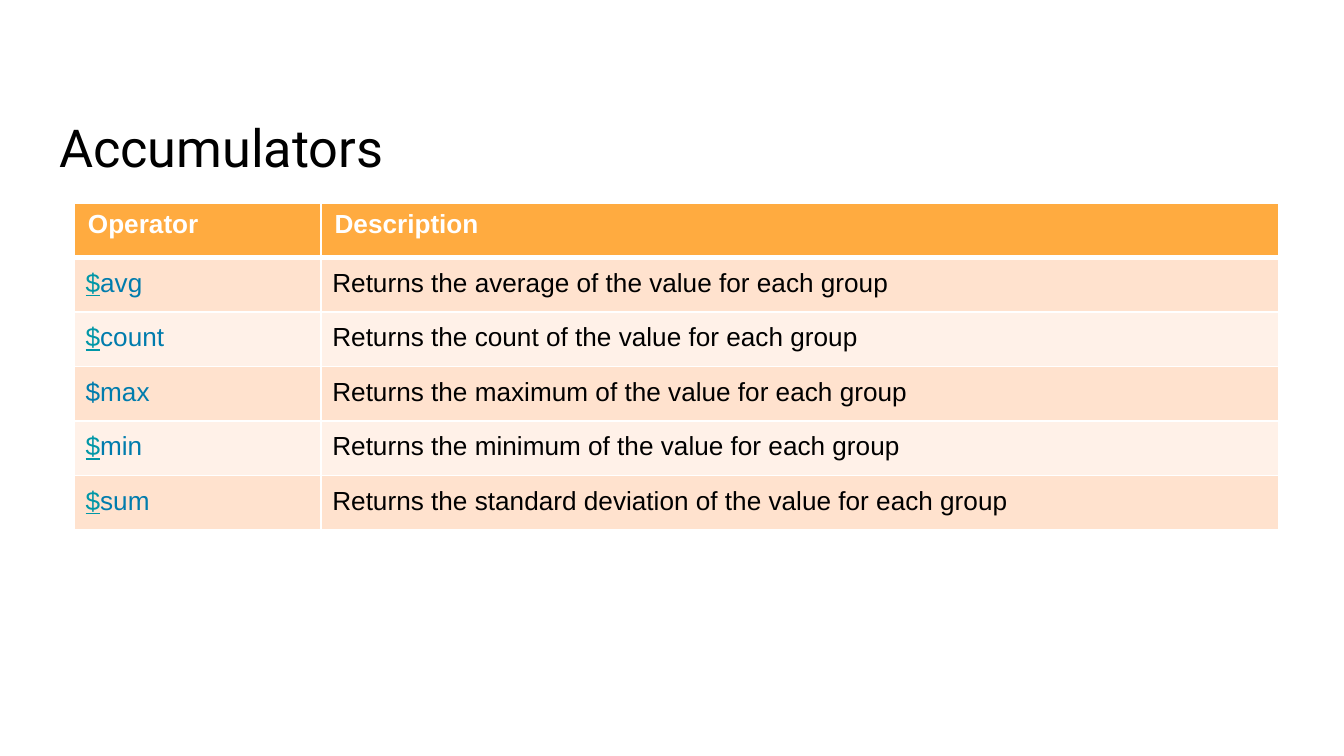
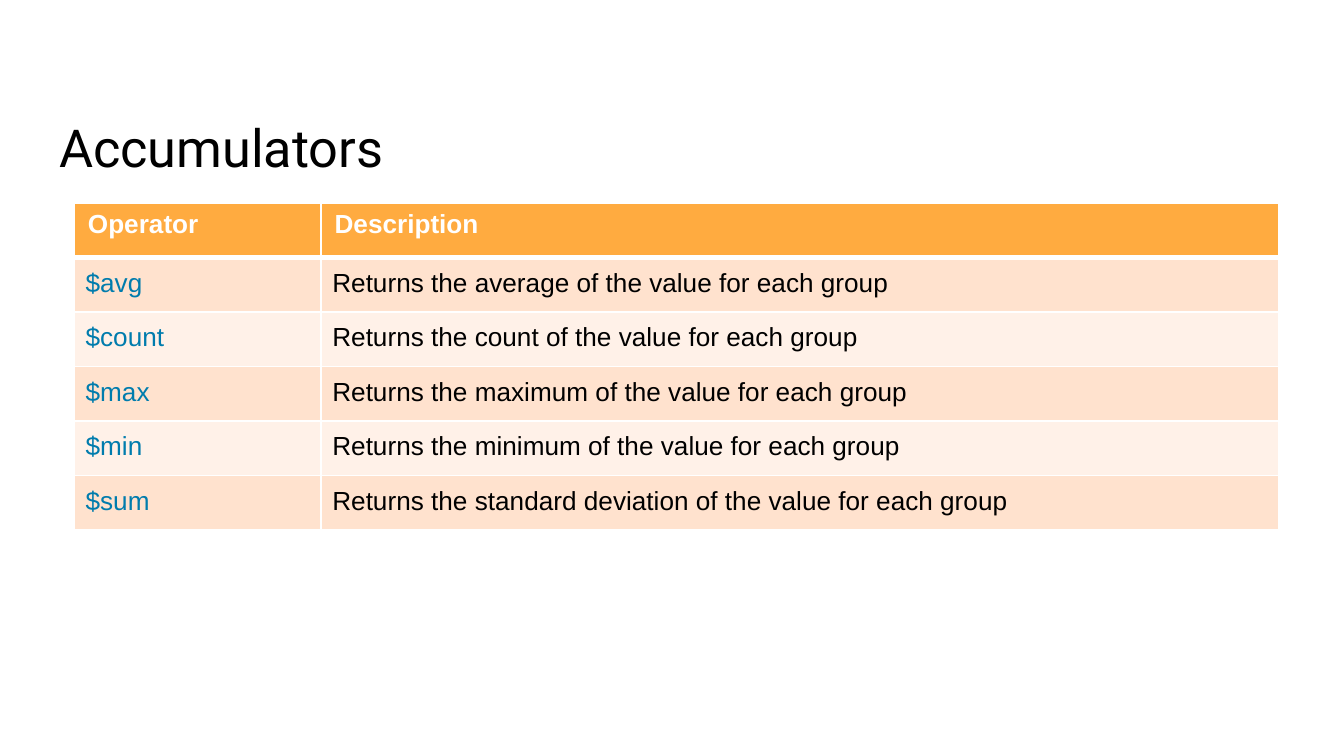
Before and after one commit to gharriso/AI-MongoDB-for-Data-analysis-and-Machine-Learning, a slide deck: slide 4 of 03c Aggregation group.pptx. Drawn at 1344x756 pixels with LibreOffice and Linux fonts; fonts in the diff are those of the drawing; background and template pictures are left out. Boxes give left, top, right and bottom in pixels: in the first picture for what was removed or moved away, otherwise in the second. Text is boxed around its words. In the diff, an @@ line names an element or a change of style, - is before the commit and + after.

```diff
--- a/03c Aggregation group.pptx
+++ b/03c Aggregation group.pptx
@@ table at box(74, 203, 1279, 530) @@
@@ text colour #0097A7 to #007CAD, underline off in "$avg", "$count", "$min", "$sum" @@
```
Also in this commit, not shown: 2 other slides changed, 7 other files.
